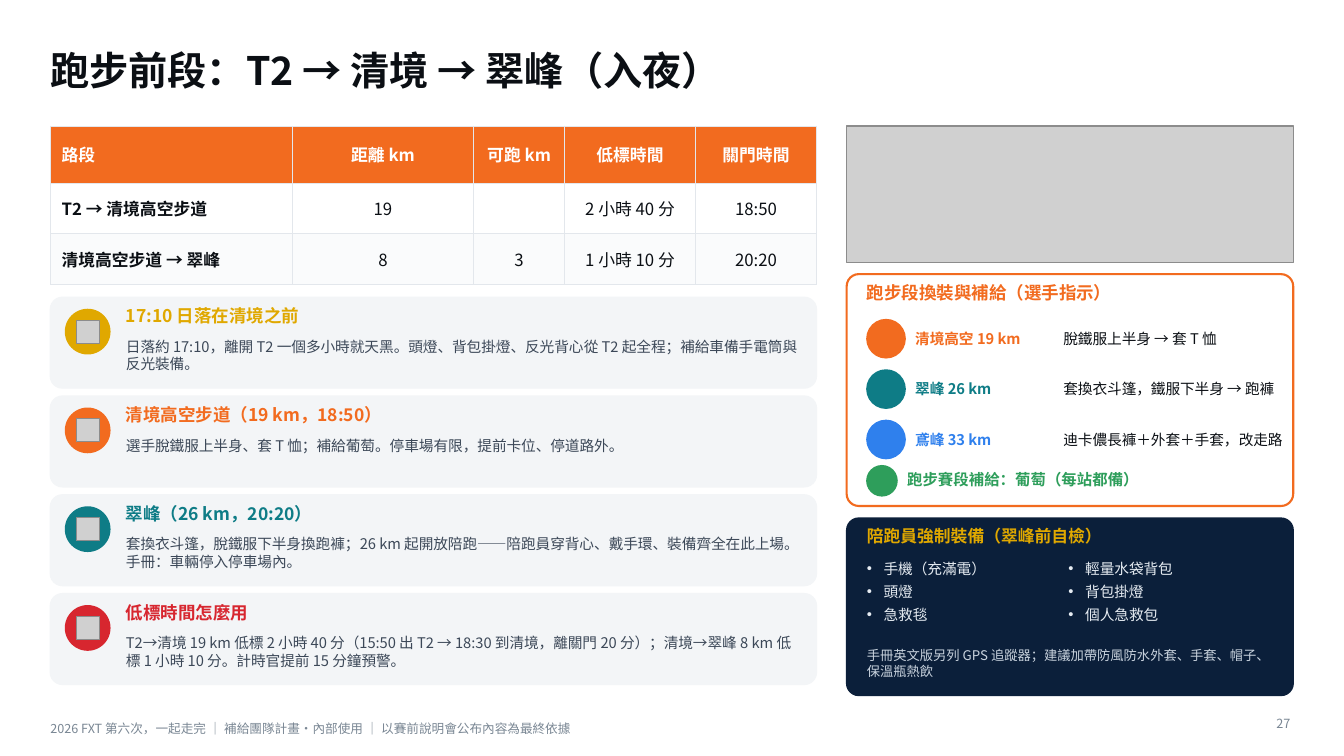
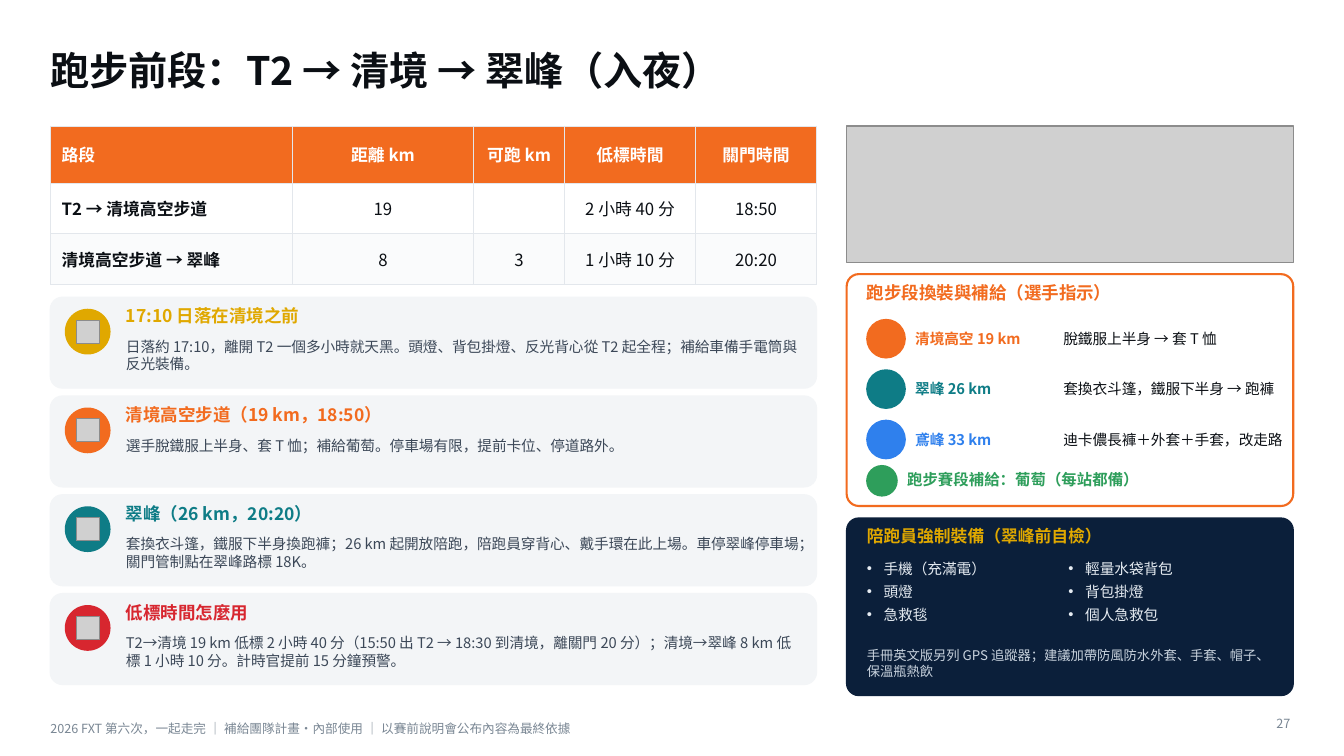
Before and after one commit to powermovebboy-sys/Race-site, a slide deck: slide 27 of deck/2026_FXT_第六次一起走完.pptx. Drawn at 1344x756 pixels with LibreOffice and Linux fonts; fonts in the diff are those of the drawing; grey boxes stand for pictures; background and template pictures are left out. Boxes give left, top, right and bottom in pixels: in the first picture for what was removed or moved away, otherwise in the second. Text is boxed around its words. In the diff, an @@ line names an element or a change of style, - is before the commit and + after.

```diff
--- a/deck/2026_FXT_第六次一起走完.pptx
+++ b/deck/2026_FXT_第六次一起走完.pptx
@@ text at <box>126,536,814,568</box>: text changed @@
-套換衣斗篷，脫鐵服下半身換跑褲；26 km 起開放陪跑——陪跑員穿背心、戴手環、裝備齊全在此上場。手冊：車輛停入停車場內。
+套換衣斗篷，鐵服下半身換跑褲；26 km 起開放陪跑，陪跑員穿背心、戴手環在此上場。車停翠峰停車場；關門管制點在翠峰路標 18K。
```
Also in this commit, not shown: 3 other slides changed, 3 other files.
